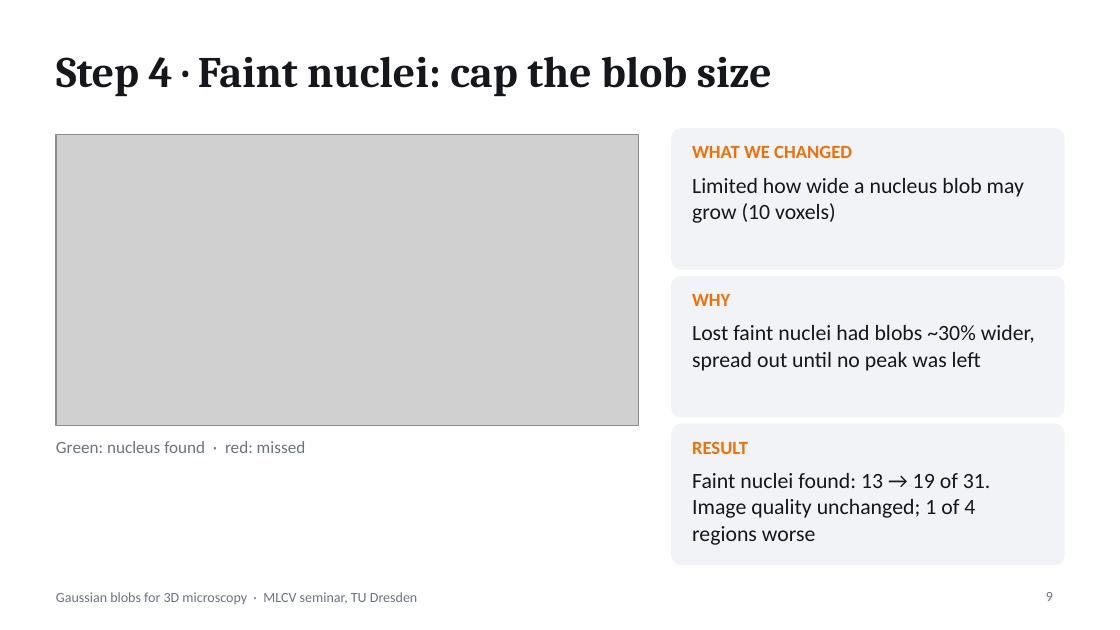
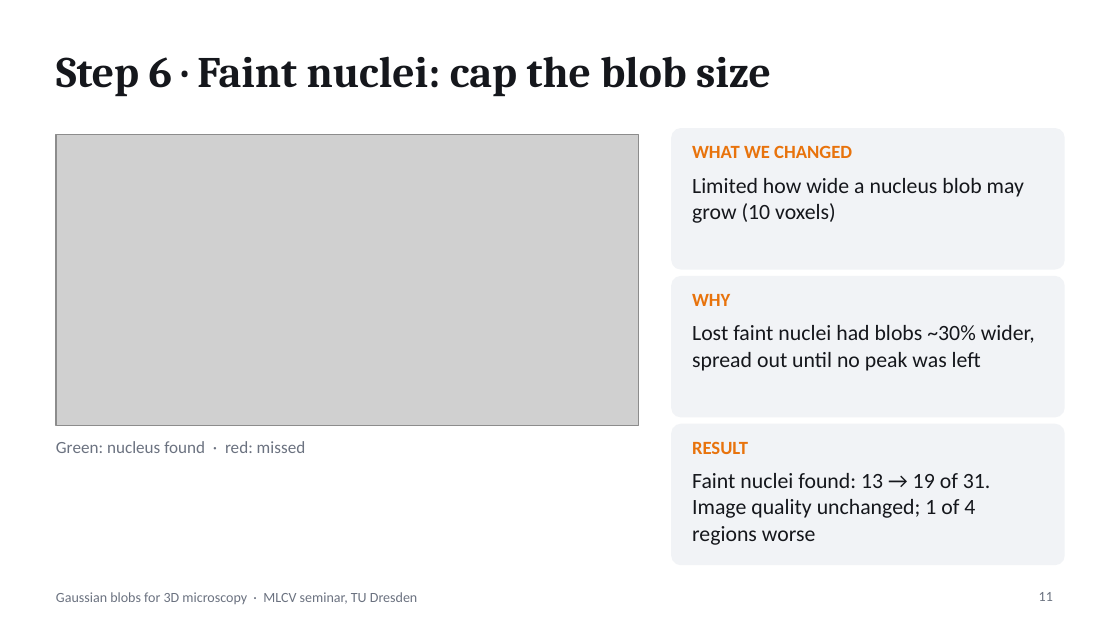
Before and after one commit to asadrizvi64/DeepLearning-Seminar-TeamProject, a slide deck: slide 11 of Gaussian_Blobs_Microscopy_v3.pptx (slide 9 before the commit). Drawn at 1120x630 pixels with LibreOffice and Linux fonts; fonts in the diff are those of the drawing; grey boxes stand for pictures. Boxes give left, top, right and bottom in pixels: in the first picture for what was removed or moved away, otherwise in the second. Text is boxed around its words. In the diff, an @@ line names an element or a change of style, - is before the commit and + after.

```diff
--- a/Gaussian_Blobs_Microscopy_v3.pptx
+++ b/Gaussian_Blobs_Microscopy_v3.pptx
@@ title at [56, 56, 771, 97]: text changed @@
-Step 4 · Faint nuclei: cap the blob size
+Step 6 · Faint nuclei: cap the blob size
@@ page number at [1039, 592, 1053, 601]: text changed @@
-9
+11
```
Also in this commit, not shown: 5 other slides changed, 2 slides added, 2 other files.
